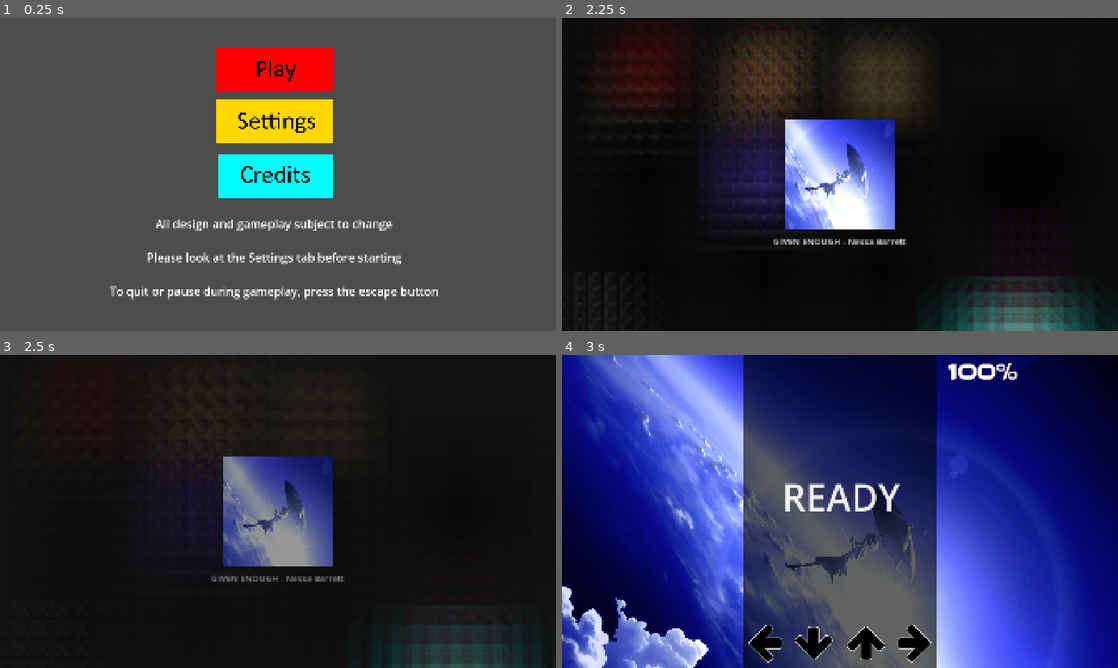
Above: before the commit, frames 1-4 (two rows, left to right).
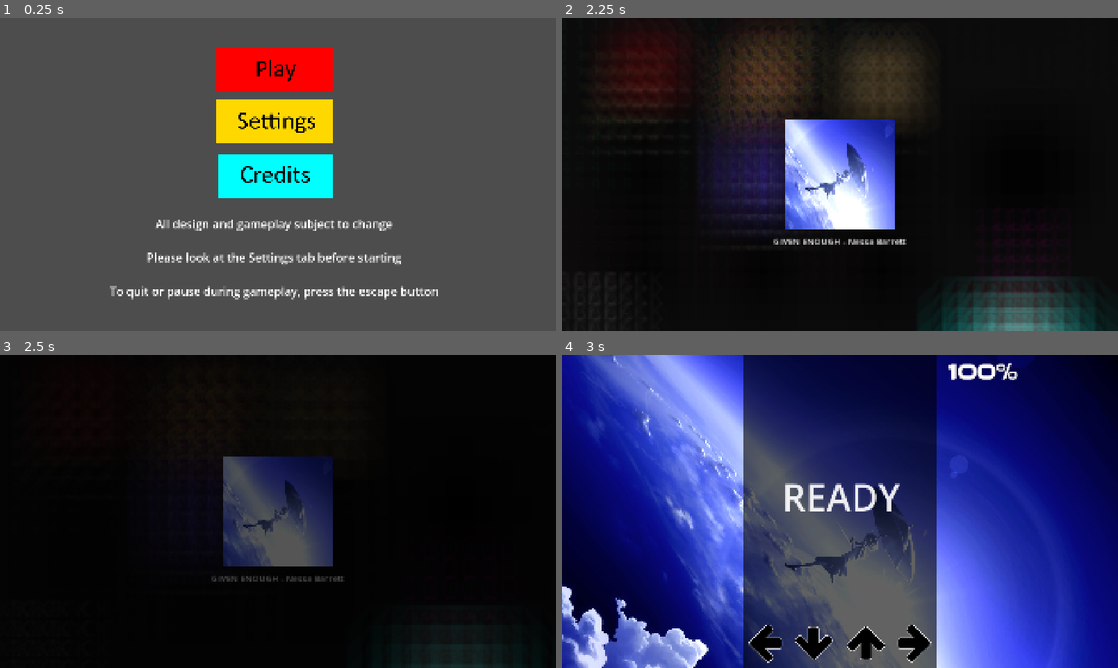
Above: after the commit, the same moments.

Repository: HyperKappy/Rhythm-Game-Repo
Game: Godot game, scene res://scenes/main_menu.tscn
The game is run twice, just before and just after one commit, with the same random seed, the same clock (stepped at 60 frames per second) and the same inputs. Sound files missing from this copy of the repository are replaced by a short silence.
Inputs (mouse positions are in pixels of both pictures, inside the frame that each line leads up to):
- Up to frame 1 (0.25 s): no input
- Up to frame 2 (2.25 s): click (834, 68) at 0.5 s; click "GIVEN ENOUGH - Nessa Barrett" at 1.25 s; click "Guess - Pou" at 2 s
- Up to frame 3 (2.5 s): no input
- Up to frame 4 (3 s): click "Isolation - Nighthawk22" at 2.75 s

Frames 1-2 are identical in both runs. In frame 3, 8.7% of the frame differs, in the area x 38-94%, y 32-100%; in frame 4, nothing differs.

Commit message:
Foreskin
voorgrond toegevoegd om de fade-out soepel te laten verlopen van de song select. Daarnaast ook alle animation paths veranderen om dit goed te laten verlopen.
Oude fade-all animation verwijderd

Diff:
--- a/code/Compatibility_Script (Song Select).gd
+++ b/code/Compatibility_Script (Song Select).gd
@@ -35,7 +35,7 @@
 
 	$Pou.z_index = 100
 	await get_tree().create_timer(1.0).timeout
-	$Fade_All.play("Fade_All")
+	$Foreground/Fade_All.play("Fade_All")
 
 func _on_GE_Pressed_connect() -> void:
 	$Blocker.visible = true
@@ -43,7 +43,7 @@
 
 	$GIVEN_ENOUGH.z_index = 100
 	await get_tree().create_timer(1.0).timeout
-	$Fade_All.play("Fade_All")
+	$Foreground/Fade_All.play("Fade_All")
 
 func _on_Limbo_Pressed_connect() -> void:
 	$Blocker.visible = true
@@ -51,7 +51,7 @@
 
 	$Isolation.z_index = 100
 	await get_tree().create_timer(1.0).timeout
-	$Fade_All.play("Fade_All")
+	$Foreground/Fade_All.play("Fade_All")
 
 func _on_UNO_Pressed_connect() -> void:
 	$Blocker.visible = true
@@ -59,11 +59,11 @@
 
 	$UNO.z_index = 100
 	await get_tree().create_timer(1.0).timeout
-	$Fade_All.play("Fade_All")
+	$Foreground/Fade_All.play("Fade_All")
 
 func _on_Pingpong_Pressed_connect():
 	$Blocker.visible = true
 	$BlurOverlay.visible = true
 	$Pingpong.z_index = 100
 	await get_tree().create_timer(1.0).timeout
-	$Fade_All.play("Fade_All")
+	$Foreground/Fade_All.play("Fade_All")
--- /dev/null
+++ b/scenes/foreground.gd
@@ -0,0 +1 @@
+extends Sprite2D
--- a/scenes/songselect.tscn
+++ b/scenes/songselect.tscn
@@ -30,6 +30,8 @@
 [ext_resource type="Texture2D" uid="uid://ccpmjd77upojv" path="res://Resources/images/ping_pong.png" id="25_vcser"]
 [ext_resource type="Script" uid="uid://bdu0luujjvvov" path="res://code/pingpong.gd" id="27_iamcd"]
 [ext_resource type="AudioStream" uid="uid://7vd3gjs2j6ni" path="res://Resources/audio/Pingpong_Preview.mp3" id="29_vcser"]
+[ext_resource type="Texture2D" uid="uid://beywiafx6muxy" path="res://Resources/images/Foreground.png" id="31_fsj8r"]
+[ext_resource type="Script" uid="uid://73gqg6f6abv5" path="res://scenes/foreground.gd" id="32_86o6b"]
 
 [sub_resource type="ShaderMaterial" id="ShaderMaterial_w6vh0"]
 shader = ExtResource("2_w6vh0")
@@ -332,55 +334,6 @@
 &"hover_out": SubResource("Animation_2wgce")
 }
 
-[sub_resource type="Animation" id="Animation_fmtfg"]
-resource_name = "Fade_All"
-length = 0.5
-tracks/0/type = "value"
-tracks/0/imported = false
-tracks/0/enabled = true
-tracks/0/path = NodePath(".:modulate")
-tracks/0/interp = 1
-tracks/0/loop_wrap = true
-tracks/0/keys = {
-"times": PackedFloat32Array(0, 0.5),
-"transitions": PackedFloat32Array(1, 1),
-"update": 0,
-"values": [Color(1, 1, 1, 1), Color(0.012617188, 0.012617188, 0.012617188, 1)]
-}
-tracks/1/type = "value"
-tracks/1/imported = false
-tracks/1/enabled = true
-tracks/1/path = NodePath(".:modulate")
-tracks/1/interp = 1
-tracks/1/loop_wrap = true
-tracks/1/keys = {
-"times": PackedFloat32Array(0, 0.5),
-"transitions": PackedFloat32Array(1, 1),
-"update": 0,
-"values": [Color(1, 1, 1, 1), Color(1, 1, 1, 0.5921569)]
-}
-
-[sub_resource type="Animation" id="Animation_vjksw"]
-length = 0.001
-tracks/0/type = "value"
-tracks/0/imported = false
-tracks/0/enabled = true
-tracks/0/path = NodePath(".:modulate")
-tracks/0/interp = 1
-tracks/0/loop_wrap = true
-tracks/0/keys = {
-"times": PackedFloat32Array(0),
-"transitions": PackedFloat32Array(1),
-"update": 0,
-"values": [Color(1, 1, 1, 1)]
-}
-
-[sub_resource type="AnimationLibrary" id="AnimationLibrary_do18t"]
-_data = {
-&"Fade_All": SubResource("Animation_fmtfg"),
-&"RESET": SubResource("Animation_vjksw")
-}
-
 [sub_resource type="Animation" id="Animation_do18t"]
 resource_name = "Center_On_Press"
 length = 2.5
@@ -700,6 +653,43 @@
 _data = {
 &"RESET": SubResource("Animation_6k20e"),
 &"Schuiven": SubResource("Animation_hqaag")
+}
+
+[sub_resource type="Animation" id="Animation_oofei"]
+resource_name = "Fade_All"
+length = 0.25
+tracks/0/type = "value"
+tracks/0/imported = false
+tracks/0/enabled = true
+tracks/0/path = NodePath("Foreground:modulate")
+tracks/0/interp = 1
+tracks/0/loop_wrap = true
+tracks/0/keys = {
+"times": PackedFloat32Array(0, 0.25),
+"transitions": PackedFloat32Array(1, 1),
+"update": 0,
+"values": [Color(1, 1, 1, 0), Color(0, 0, 0, 1)]
+}
+
+[sub_resource type="Animation" id="Animation_bq3mm"]
+length = 0.001
+tracks/0/type = "value"
+tracks/0/imported = false
+tracks/0/enabled = true
+tracks/0/path = NodePath("Foreground:modulate")
+tracks/0/interp = 1
+tracks/0/loop_wrap = true
+tracks/0/keys = {
+"times": PackedFloat32Array(0),
+"transitions": PackedFloat32Array(1),
+"update": 0,
+"values": [Color(1, 1, 1, 0)]
+}
+
+[sub_resource type="AnimationLibrary" id="AnimationLibrary_do18t"]
+_data = {
+&"Fade_All": SubResource("Animation_oofei"),
+&"RESET": SubResource("Animation_bq3mm")
 }
 
 [node name="Node2D" type="Node2D"]
@@ -872,11 +862,6 @@
 [node name="Low_Taper_Fade_GU" type="AnimationPlayer" parent="Pou"]
 libraries = {
 &"": SubResource("AnimationLibrary_oofei")
-}
-
-[node name="Fade_All" type="AnimationPlayer" parent="."]
-libraries = {
-&"": SubResource("AnimationLibrary_do18t")
 }
 
 [node name="Back" type="TextureButton" parent="."]
@@ -1019,6 +1004,19 @@
 theme_override_font_sizes/font_size = 80
 text = "BACK"
 script = ExtResource("18_fmtfg")
+
+[node name="Foreground" type="Sprite2D" parent="."]
+modulate = Color(1, 1, 1, 0)
+z_index = 4096
+position = Vector2(960, 540)
+texture = ExtResource("31_fsj8r")
+script = ExtResource("32_86o6b")
+
+[node name="Fade_All" type="AnimationPlayer" parent="Foreground"]
+root_node = NodePath("../..")
+libraries = {
+&"": SubResource("AnimationLibrary_do18t")
+}
 
 [connection signal="mouse_entered" from="GIVEN_ENOUGH" to="GIVEN_ENOUGH" method="_on_GE_Button_Hovered"]
 [connection signal="mouse_exited" from="GIVEN_ENOUGH" to="GIVEN_ENOUGH" method="_on_GE_Button_Exited"]
Binary file added: Resources/images/Foreground.png
Not shown, added: Resources/images/Foreground.png.import
Not shown, added: scenes/foreground.gd.uid
Not shown: 1 places in scenes/songselect.tscn that only renumber resources
